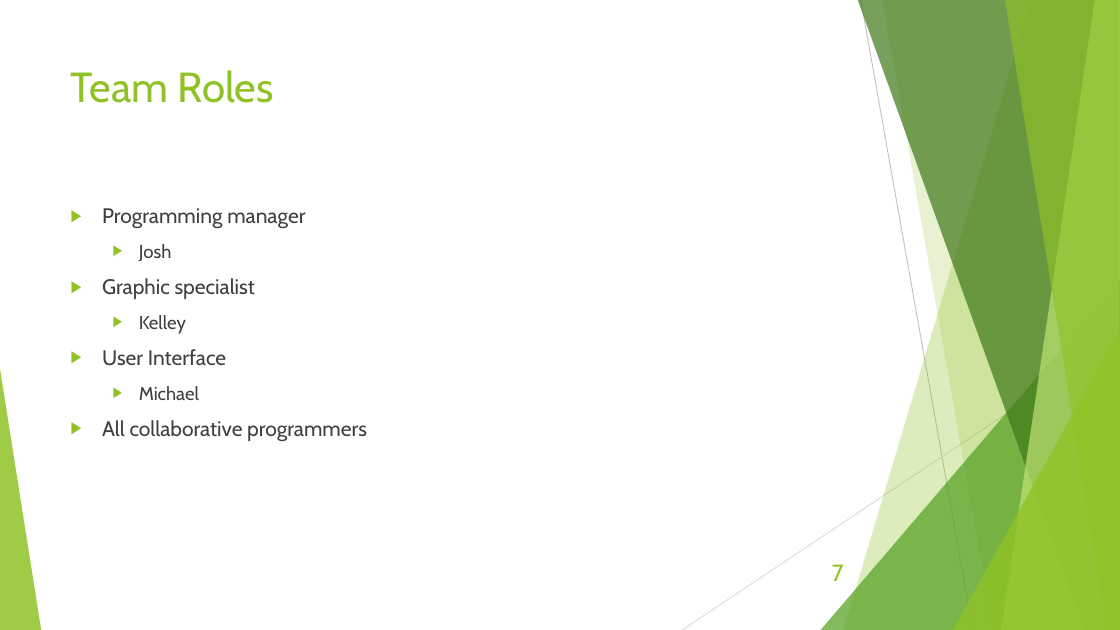
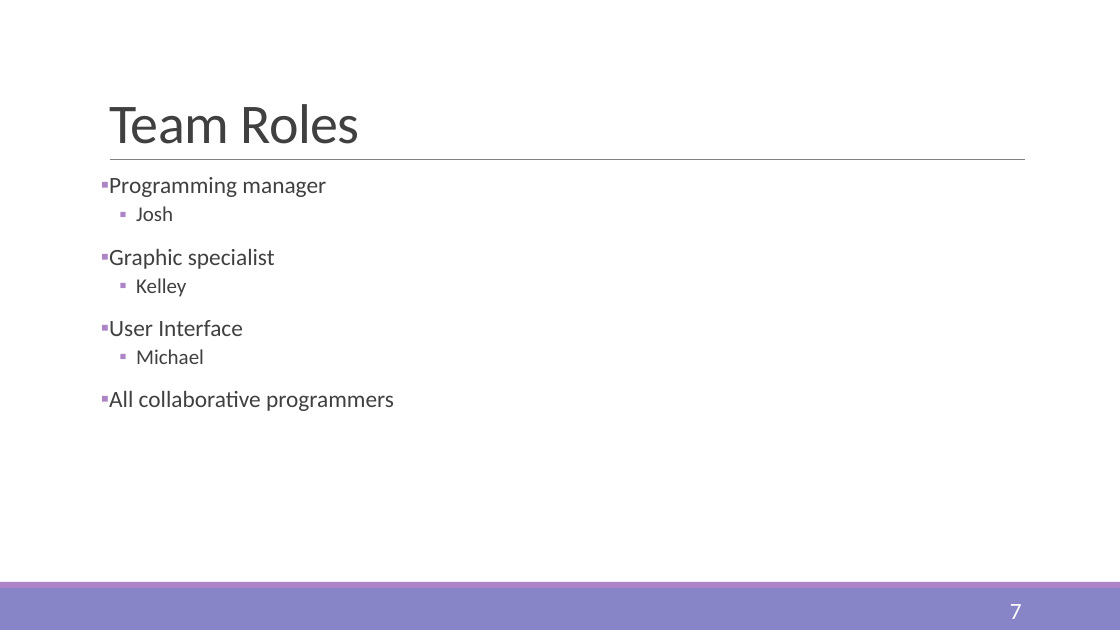
Before and after one commit to jrand35/Minesweeper, a slide deck: slide 7 of FinalPowerpoint.pptx. Drawn at 1120x630 pixels with LibreOffice and Linux fonts; fonts in the diff are those of the drawing. Boxes give left, top, right and bottom in pixels: in the first picture for what was removed or moved away, otherwise in the second. Text is boxed around its words. In the diff, an @@ line names an element or a change of style, - is before the commit and + after.

Commit message:
tweaked the powerpoint
read title

```diff
--- a/FinalPowerpoint.pptx
+++ b/FinalPowerpoint.pptx
@@ title "Team Roles": place and size @@
-title "Team Roles" at bbox=[71, 70, 274, 103]
+title "Team Roles" at bbox=[109, 104, 359, 144]
@@ title "Team Roles" at bbox=[109, 104, 359, 144]: size 36 to 48 pt, font Cabin to Calibri, text colour #90C226 to #404040, letter spacing 0 to -0.5 pt; line spacing 1 to 0.85; vertical alignment top to bottom @@
@@ text "Programming manager": place and size @@
-text "Programming manager" at bbox=[102, 208, 367, 441]
+text "Programming manager" at bbox=[109, 177, 394, 411]
@@ text "Programming manager" at bbox=[109, 177, 394, 411]: size 18 to 20 pt in "Programming manager", "Graphic specialist", "User Interface", "All collaborative programmers"; font Cabin to Calibri; size 16 to 18 pt in "Josh", "Kelley", "Michael"; bullet ▶ to ▪; line spacing 1 to 0.9; more space between paragraphs; bullet colour #90C226 to #AD84C6; less space between paragraphs @@
@@ line added from (110, 160) to (1026, 160), #808080 0.5 pt @@
@@ group removed at bbox=[0, 0, 1120, 630]: 5 freeform shapes, 3 triangles, 2 lines @@
@@ rectangle added at bbox=[0, 588, 1120, 630], fill #8784C7 @@
@@ rectangle added at bbox=[0, 582, 1120, 588], fill #AD84C6 @@
@@ page number: place and size @@
-page number at bbox=[832, 564, 844, 581]
+page number at bbox=[1010, 604, 1022, 619]
@@ page number at bbox=[1010, 604, 1022, 619]: font Cabin to Calibri, text colour #90C226 to #FFFFFF @@
```
Also in this commit, not shown: 8 other slides changed.
